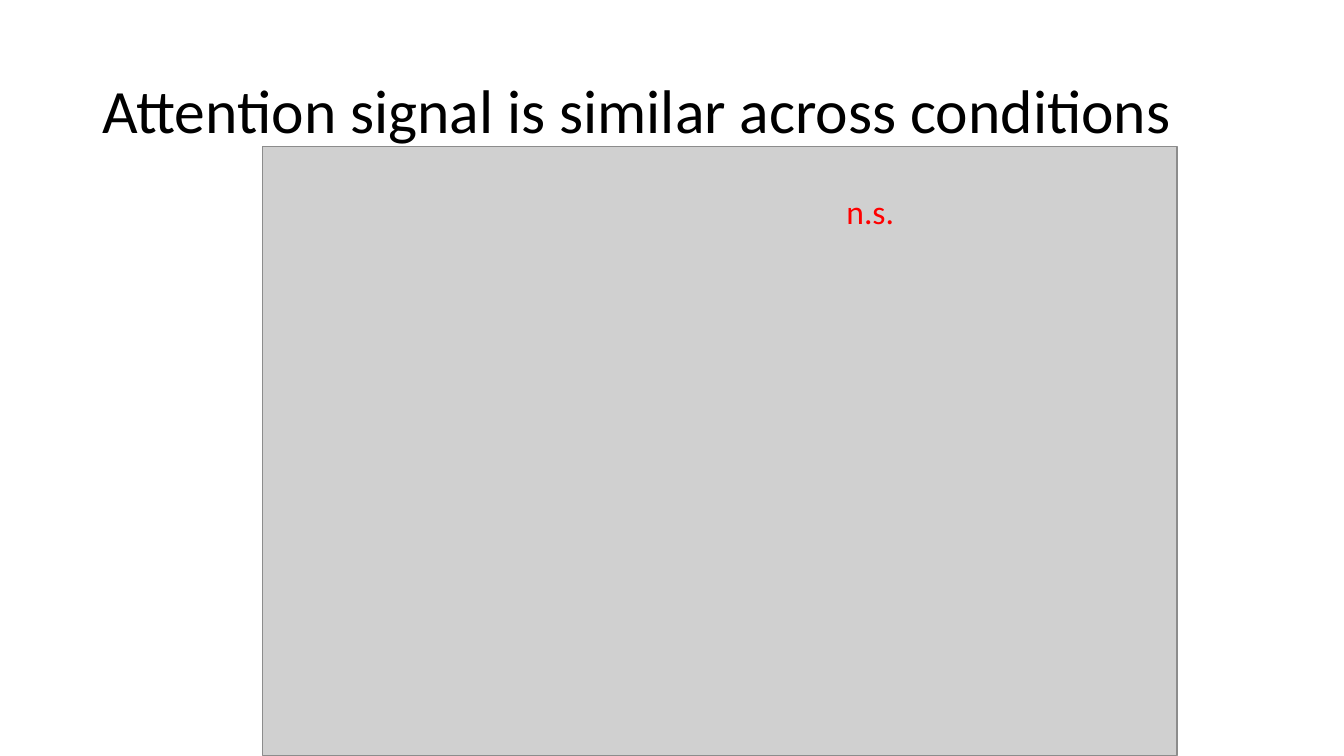
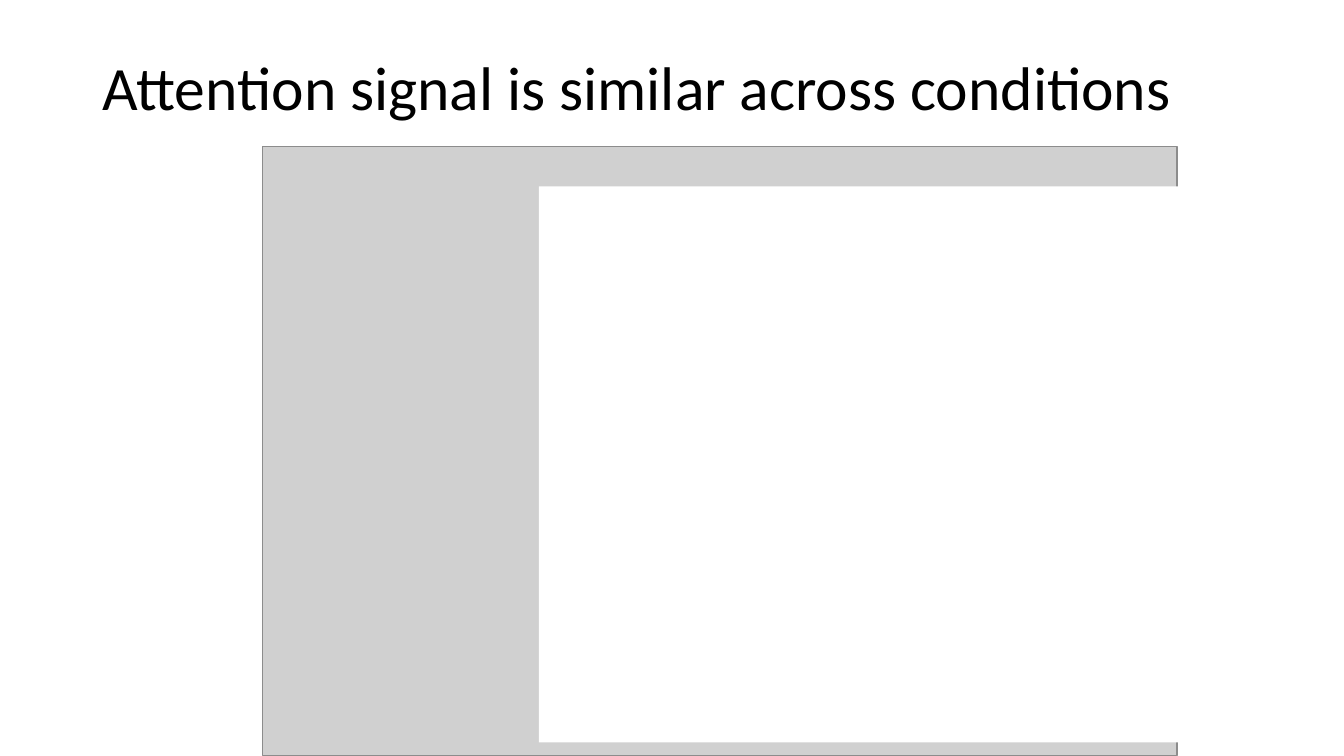
Before and after one commit to haberdashPI/german_track, a slide deck: slide 76 of presentations/ARO_2021/adapting_auditory_attention.pptx. Drawn at 1344x756 pixels with LibreOffice and Linux fonts; fonts in the diff are those of the drawing; grey boxes stand for pictures. Boxes give left, top, right and bottom in pixels: in the first picture for what was removed or moved away, otherwise in the second. Text is boxed around its words. In the diff, an @@ line names an element or a change of style, - is before the commit and + after.

```diff
--- a/presentations/ARO_2021/adapting_auditory_attention.pptx
+++ b/presentations/ARO_2021/adapting_auditory_attention.pptx
@@ title "Attention signal is similar across ..." rewrapped from [102, 90, 1170, 148] to [102, 67, 1170, 121] @@
@@ rectangle added at [539, 187, 1180, 743], fill #FFFFFF @@
@@ text removed at [846, 207, 894, 225] @@
-n.s.
```
Also in this commit, not shown: 11 other slides changed, 11 slides added, 2 slides removed.
